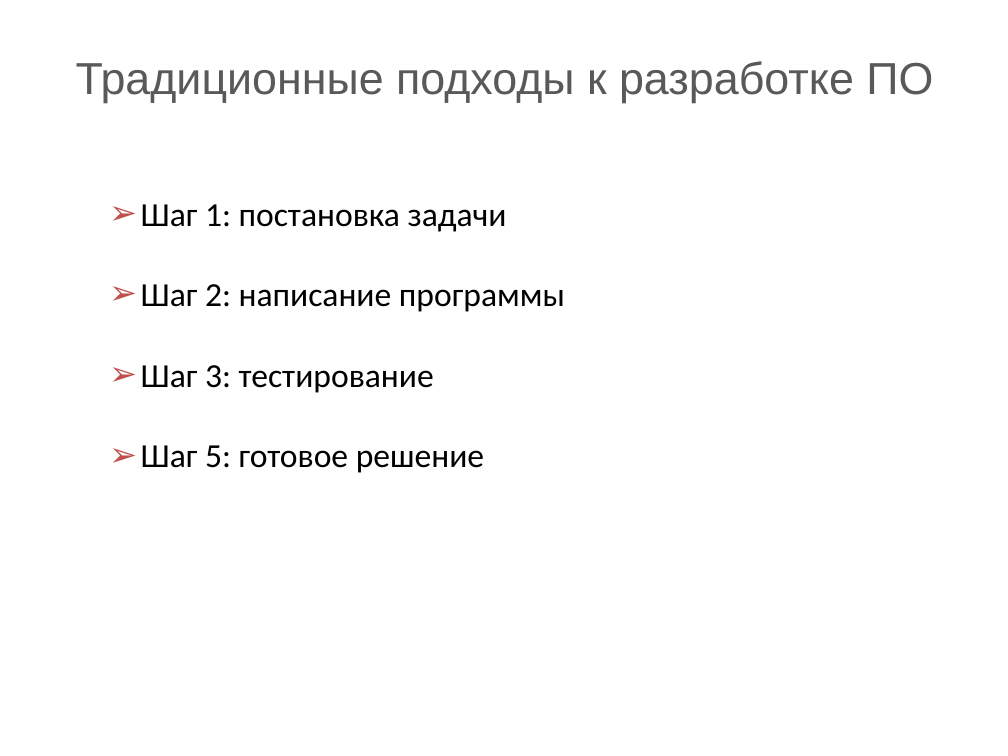
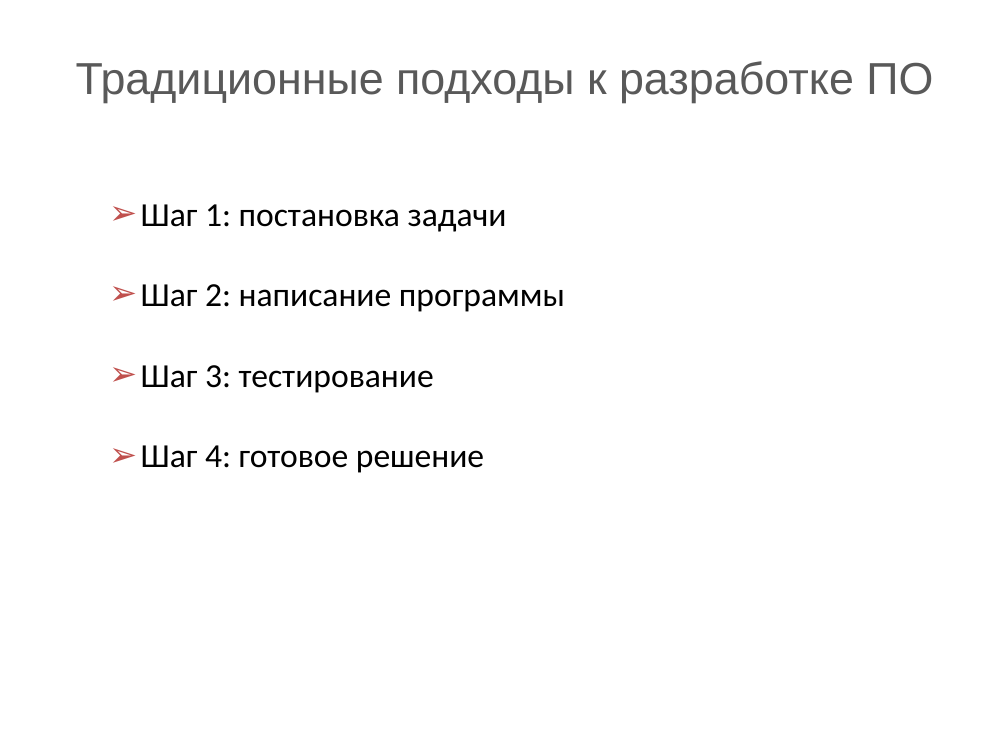
Before and after one commit to BigRacer/swtesting, a slide deck: slide 6 of 6.SDLC/SDLC models.pptx. Drawn at 1008x756 pixels with LibreOffice and Linux fonts; fonts in the diff are those of the drawing; background and template pictures are left out. Boxes give left, top, right and bottom in pixels: in the first picture for what was removed or moved away, otherwise in the second. Text is boxed around its words. In the diff, an @@ line names an element or a change of style, - is before the commit and + after.

```diff
--- a/6.SDLC/SDLC models.pptx
+++ b/6.SDLC/SDLC models.pptx
@@ text at bbox=[141, 445, 484, 473]: text changed @@
-➢ Шаг 5: готовое решение
+➢ Шаг 4: готовое решение
```
Also in this commit, not shown: 1 other file.
